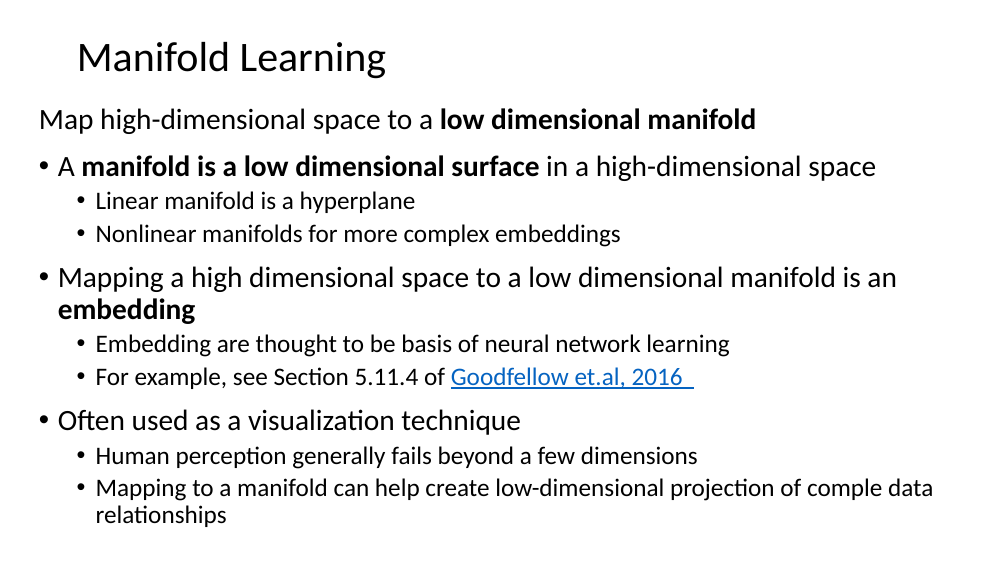
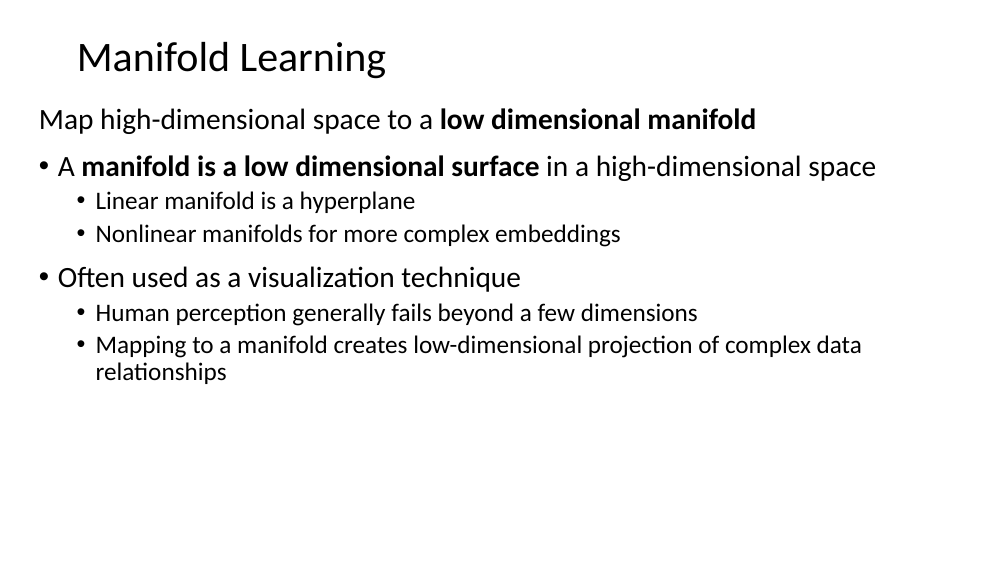
Before and after one commit to StephenElston/CSCI-E-108, a slide deck: slide 19 of slides/10_DimensionalityReduction_Part2.pptx (slide 32 before the commit). Drawn at 1008x567 pixels with LibreOffice and Linux fonts; fonts in the diff are those of the drawing. Boxes give left, top, right and bottom in pixels: in the first picture for what was removed or moved away, otherwise in the second. Text is boxed around its words. In the diff, an @@ line names an element or a change of style, - is before the commit and + after.

```diff
--- a/slides/10_DimensionalityReduction_Part2.pptx
+++ b/slides/10_DimensionalityReduction_Part2.pptx
@@ text at [58,266,896,389]: paragraphs removed @@
-• Mapping a high dimensional space to a low dimensional manifold is an embedding
-  • Embedding are thought to be basis of neural network learning
-  • For example, see Section 5.11.4 of Goodfellow et.al, 2016
@@ text at [96,335,862,384]: text changed @@
-  • Mapping to a manifold can help create low-dimensional projection of comple data relationships
+  • Mapping to a manifold creates low-dimensional projection of complex data relationships
```
Also in this commit, not shown: 2 other slides changed, 24 slides added, 27 slides removed.
